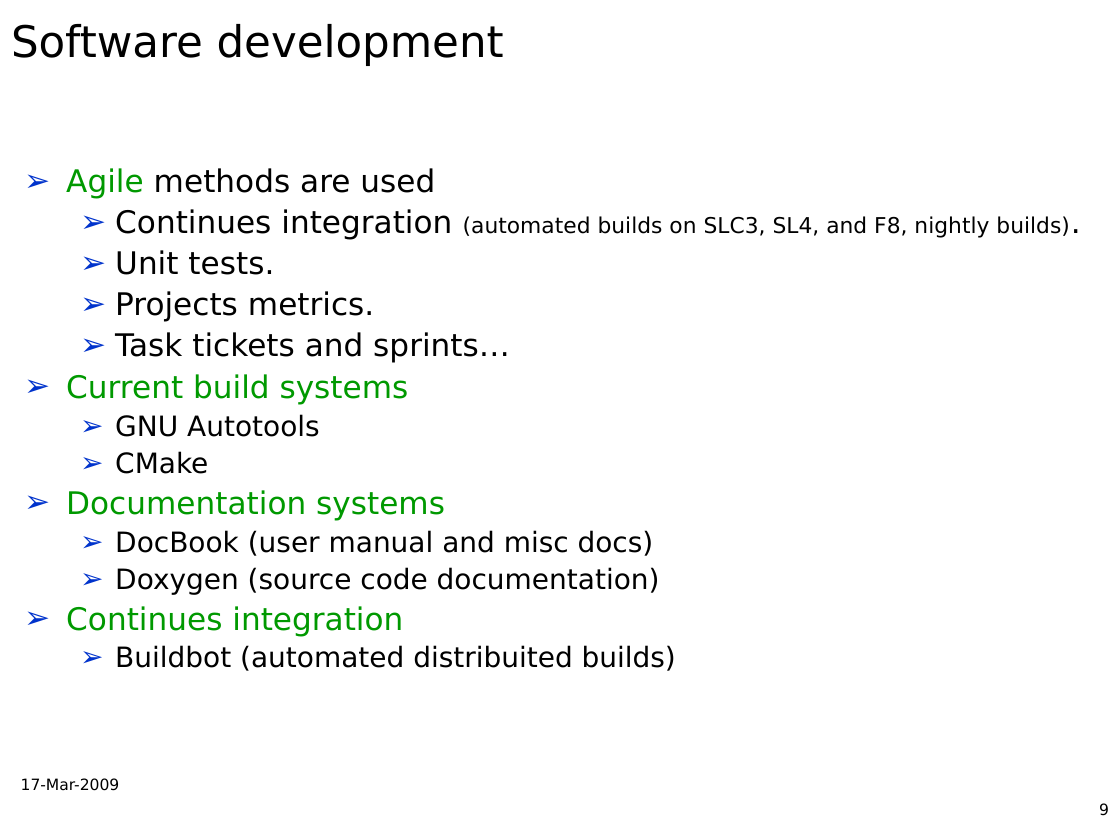
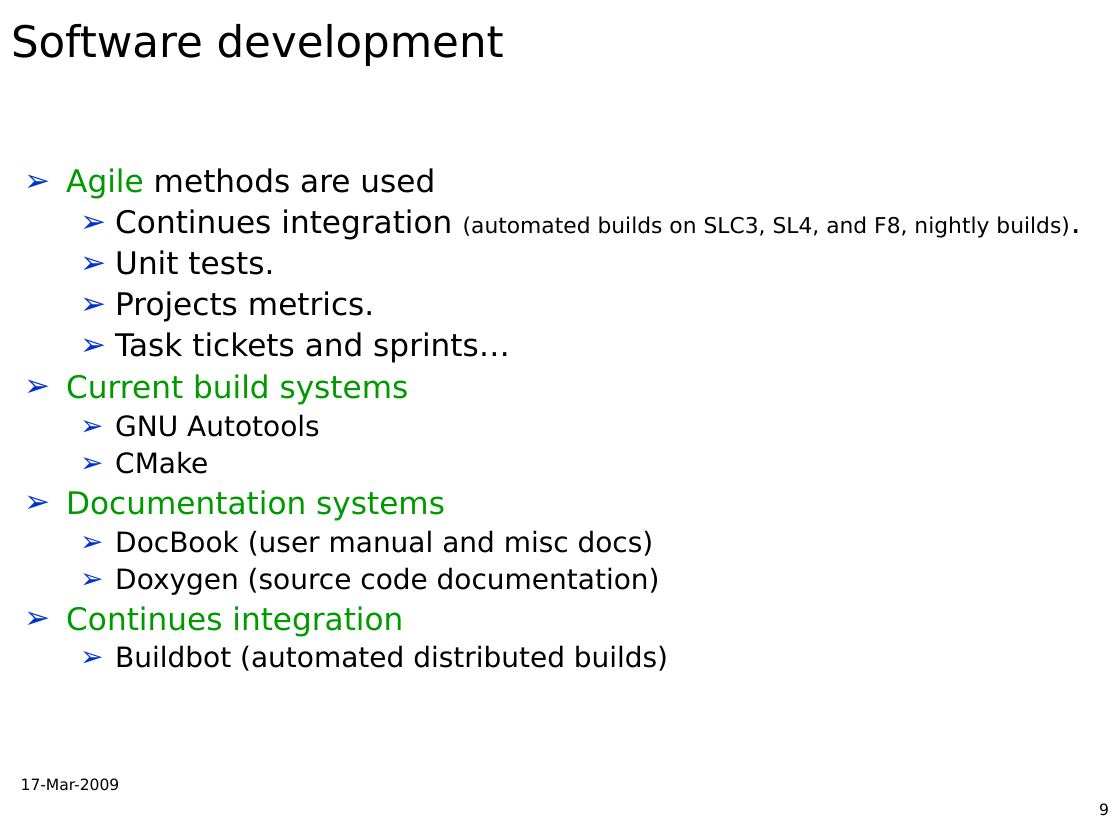
Before and after one commit to AnarManafov/PoDDocumentation, a slide deck: slide 9 of CHEP/CHEP2009/CHEP2009-PoD-AnarManafov.ppt. Drawn at 1120x840 pixels with LibreOffice and Linux fonts; fonts in the diff are those of the drawing; background and template pictures are left out. Boxes give left, top, right and bottom in pixels: in the first picture for what was removed or moved away, otherwise in the second. Text is boxed around its words. In the diff, an @@ line names an element or a change of style, - is before the commit and + after.

```diff
--- a/CHEP/CHEP2009/CHEP2009-PoD-AnarManafov.ppt
+++ b/CHEP/CHEP2009/CHEP2009-PoD-AnarManafov.ppt
@@ text at (115,645,668,671): text changed @@
-  ➢ Buildbot (automated distribuited builds)
+  ➢ Buildbot (automated distributed builds)
```
Also in this commit, not shown: 5 other slides changed.
